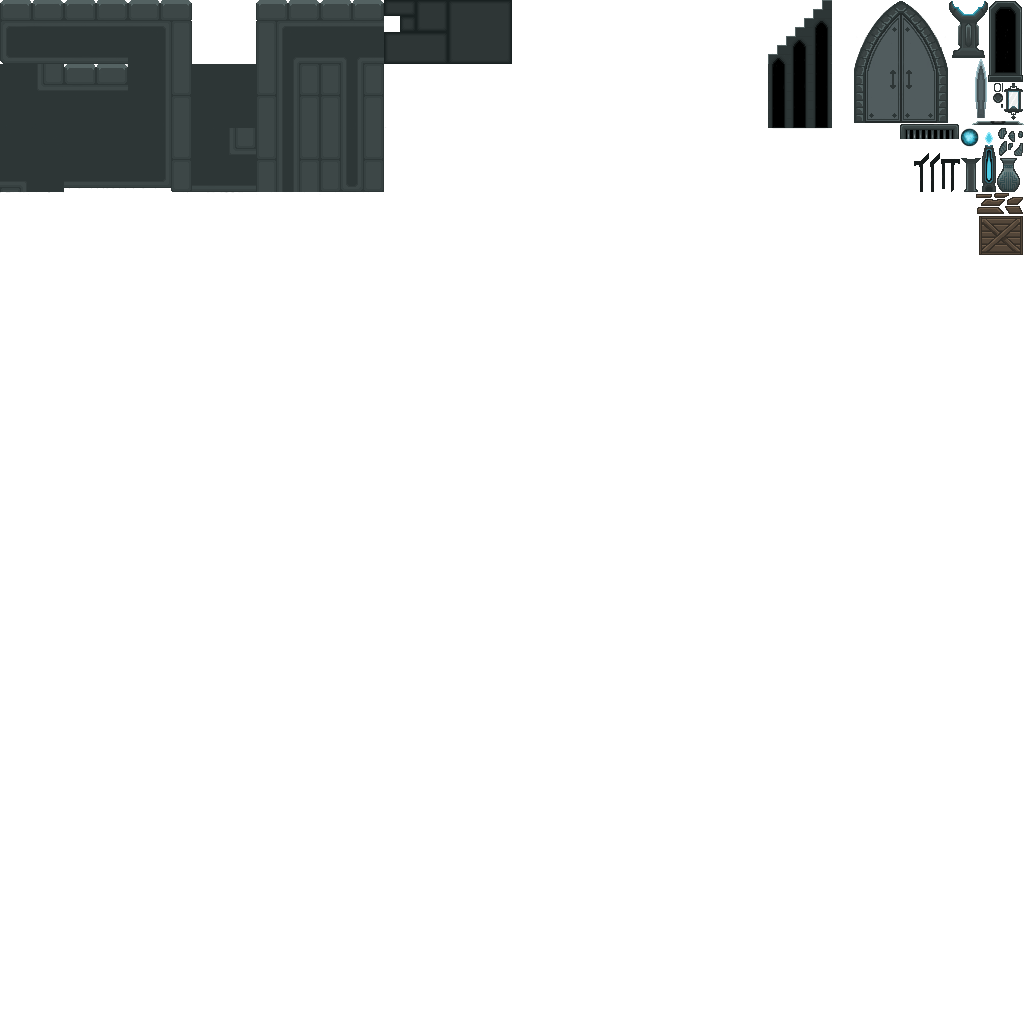
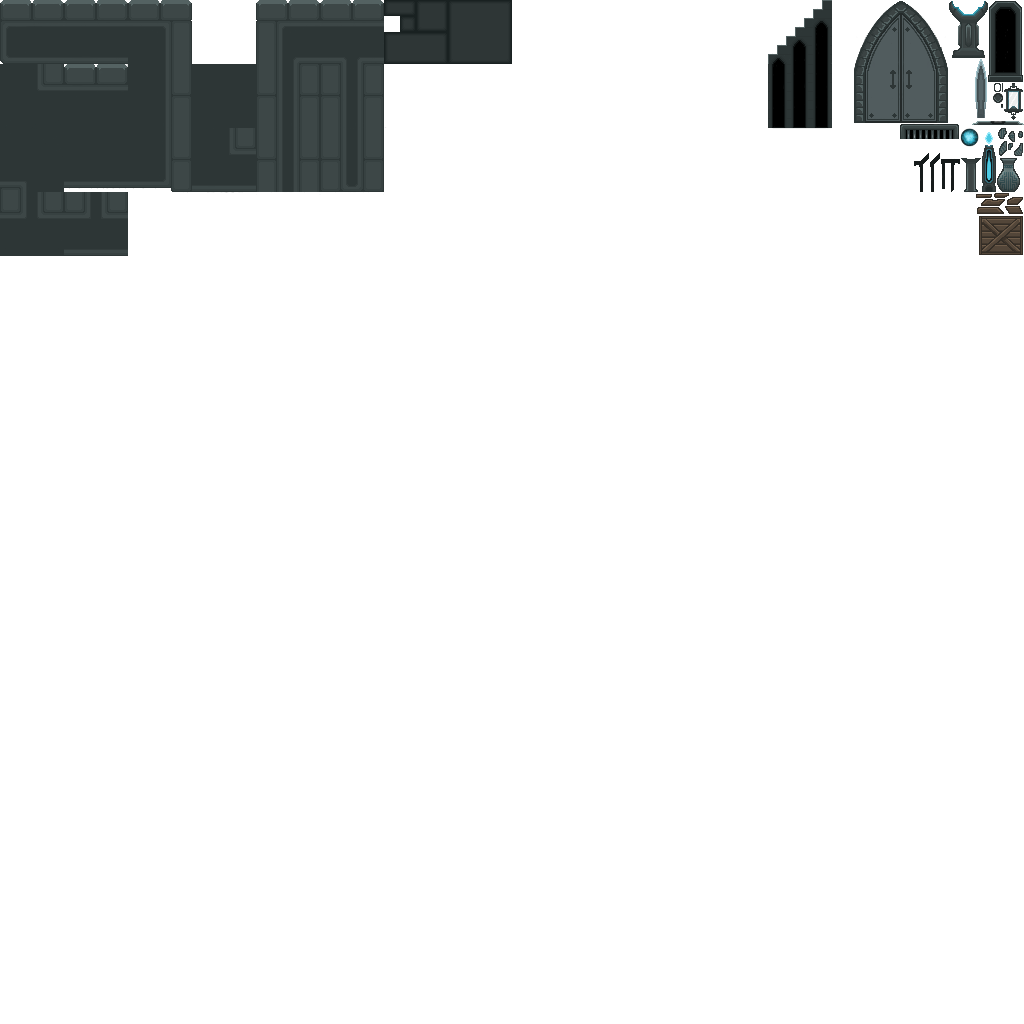
Layer changes from the first 1024×1024 image to the second:
added layer "Layer 56" above "Box And Splinters" over bbox(0, 192, 128, 256)
